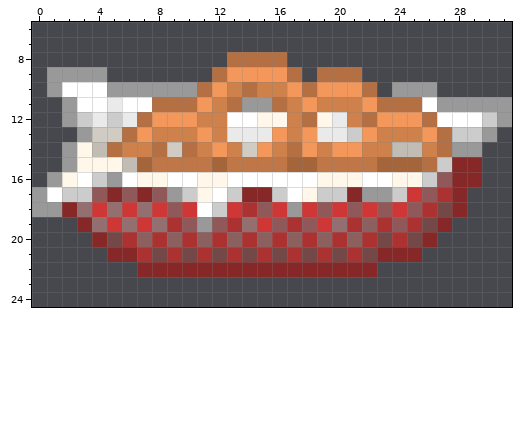
Two states of a pixel-art sprite, Resources/Textures/Objects/Consumable/Food/Baked/onionrings.rsi/rings-5.png. The first picture shows the starting point.
The file is 32x32 pixels. Colours within 5 levels of each other are drawn and written as one. Shown: x 0..31, y 6..24.
After:
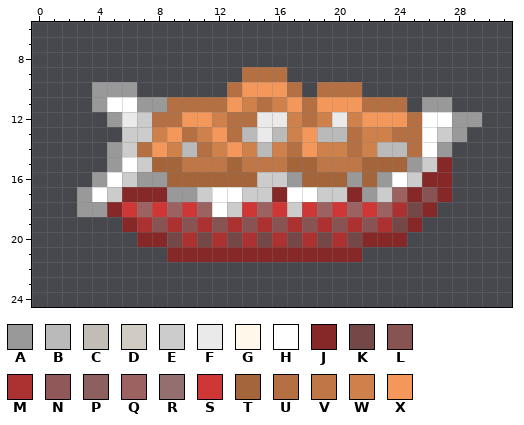
Palette (. is transparent): A #999999  B #bababa  C #c2bdb4  D #d1ccc3  E #cccccc  F #eaeaea  G #fff7ea  H #ffffff  J #872828  K #754848  L #875353  M #ac3232  N #905858  P #8d6060  Q #9c6262  R #936f6f  S #cf3636  T #a4653a  U #b47042  V #bf7747  W #cf814c  X #f3985a
From the commit log: Resized Onion Rings and added their Cookbook entry
What changed:
Changed rows in their new state; - is an unchanged pixel.
first column x 0:
 8 -------------....---------------
 9 -....-------..UUU.-...----------
10 -...A--......UXXXU.UUU.-...-----
11 --..AH-AA--UUXWUWXUXXXU--.A-....
12 --...A-EUU-X-UUFF--W--X--UH-AA..
13 ---...EE-XUWXUB-B--BBUW-UUHEA..-
14 --...AEUXWBUWXWB----WU-BBUHA..--
15 --...AHETT--VT--------T--AEJ..--
16 -...AHEAATTTTTTEEATTTATAHEJJ..--
17 ...AHEJ-J-AE-HEEJ-H----EQJLJ.---
18 ...AAJ-Q-Q-QHESQ-E-Q-Q-QMKJ..---
19 ---...JML-LML-LML-LML-L-KJ..----
20 ----...JJK-K-K-K-K-K-KJJJ..-----
21 -----....JJJJJJJJJJJJJ....------
22 -------................---------
Boxes around the changes in both pictures, in picture pixels (x1, y1, x2, y2):
changed: (32, 52, 512, 277)
